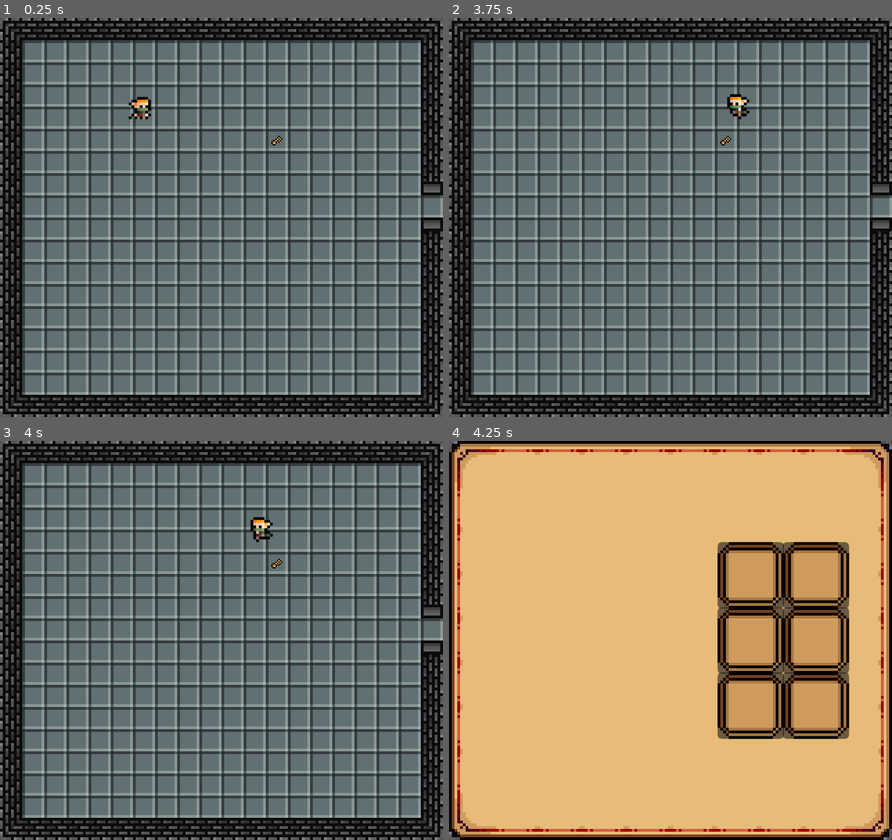
Above: before the commit, frames 1-4 (two rows, left to right).
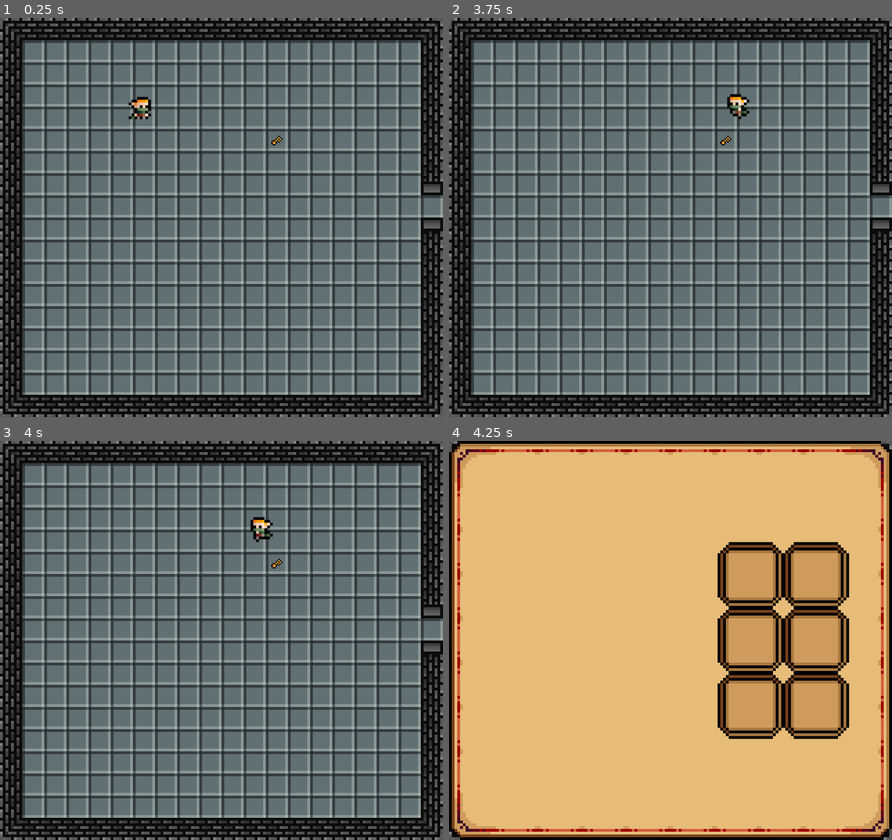
Above: after the commit, the same moments.

Repository: jcarvajal288/dungeon-looter
Game: Godot game, scene res://main.tscn
The game is run twice, just before and just after one commit, with the same random seed, the same clock (stepped at 60 frames per second) and the same inputs.
Inputs:
- Up to frame 1 (0.25 s): no input
- Up to frame 2 (3.75 s): tap Enter at 0.5 s; hold Right (ui_right) 0.53-1.28 s; tap Z (interact) every 0.75 s from 0.6 to 3.6 s; hold Down (ui_down) 1.28-2.03 s; hold Right (ui_right) 2.03-2.78 s; hold Up (ui_up) 2.78-3.53 s; hold Left (ui_left) from 3.53 s (still down)
- Up to frame 3 (4 s): keep holding Left (ui_left)
- Up to frame 4 (4.25 s): keep holding Left (ui_left); tap I (toggle_inventory) at 4.15 s

Frames 1-3 are identical in both runs. In frame 4, 1.0% of the frame differs, in the area x 60-91%, y 25-75%.

Commit message:
Remove dark background from InventorySlot

Diff:
--- a/UI/InventoryScreen/InventorySlot.tscn
+++ b/UI/InventoryScreen/InventorySlot.tscn
@@ -3,9 +3,12 @@
 [ext_resource type="Script" uid="uid://cy24qoj5wbcm4" path="res://UI/InventoryScreen/inventory_slot.gd" id="1_5qrgj"]
 [ext_resource type="Texture2D" uid="uid://usaaovfuuka5" path="res://UI/InventoryScreen/_art/slot.png" id="2_arsq8"]
 
+[sub_resource type="StyleBoxEmpty" id="StyleBoxEmpty_5qrgj"]
+
 [node name="InventorySlot" type="PanelContainer" unique_id=3149455]
 offset_right = 48.0
 offset_bottom = 48.0
+theme_override_styles/panel = SubResource("StyleBoxEmpty_5qrgj")
 script = ExtResource("1_5qrgj")
 
 [node name="ItemImage" type="TextureRect" parent="." unique_id=69972060]
Not shown, changed: tasks.txt
